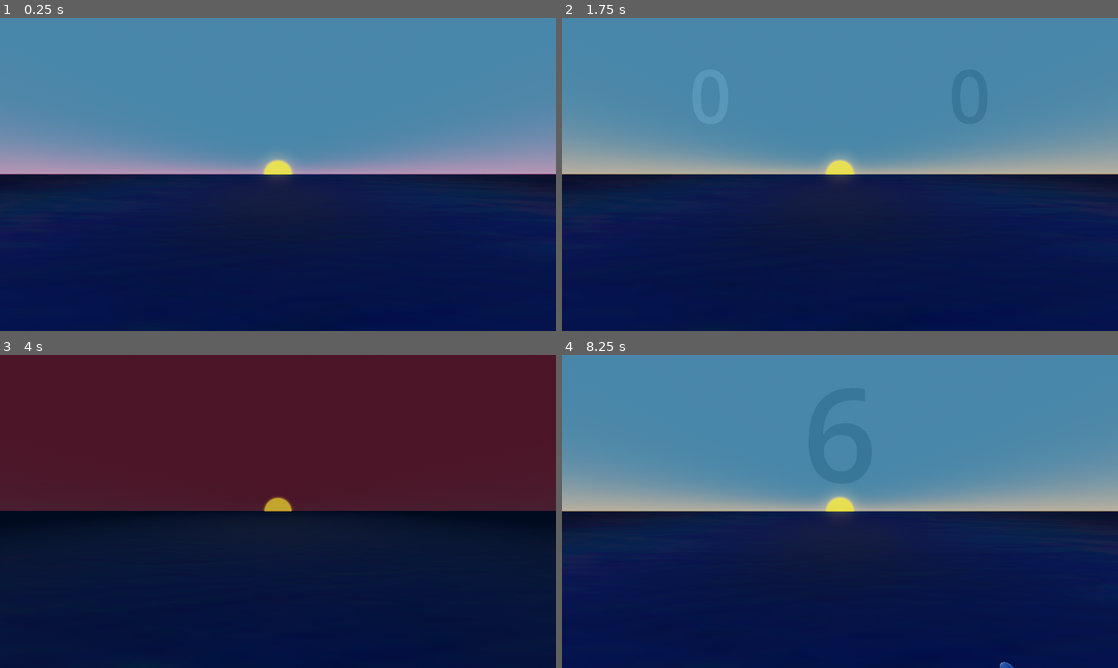
Above: before the commit, frames 1-4 (two rows, left to right).
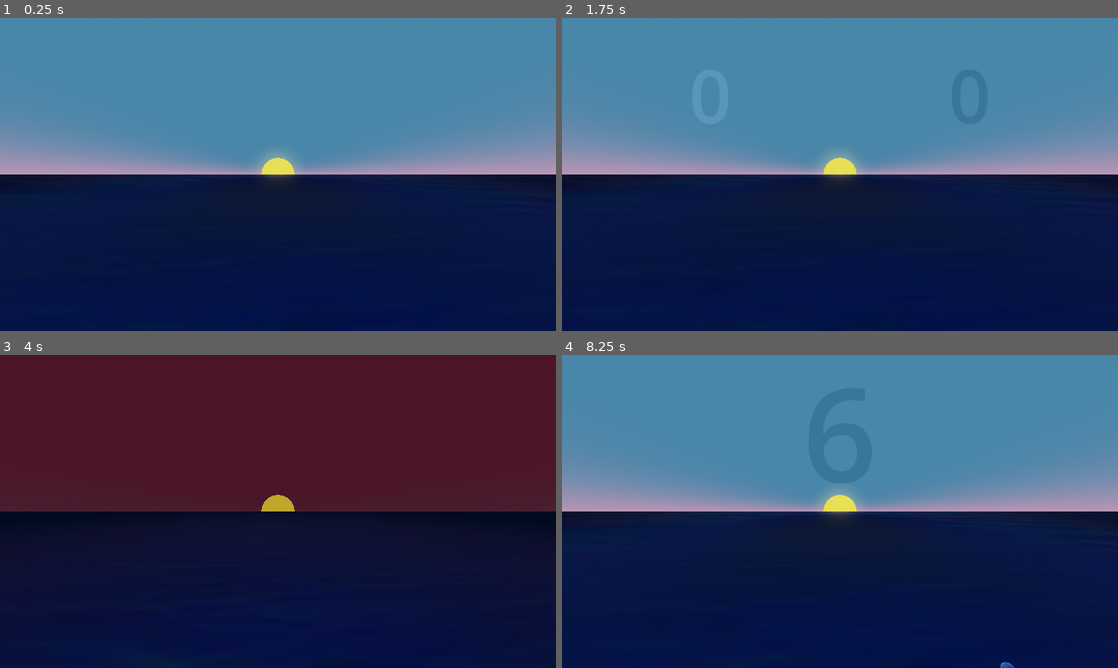
Above: after the commit, the same moments.

Repository: HyperGameDev/Relaxing_Bubble_Pop
Game: Godot game, scene res://ZEN.tscn
The game is run twice, just before and just after one commit, with the same random seed, the same clock (stepped at 60 frames per second) and the same inputs.
Inputs (mouse positions are in pixels of both pictures, inside the frame that each line leads up to):
- Up to frame 1 (0.25 s): no input
- Up to frame 2 (1.75 s): tap Enter at 0.5 s; move the mouse to (962, 158) at 0.52 s; hold D (Dark) 0.53-1.28 s; tap Space at 1.25 s; move the mouse to (728, 190) at 1.27 s; hold L (Left) from 1.28 s (still down); tap C (Count) at 1.35 s; tap D (Dark) at 1.55 s
- Up to frame 3 (4 s): tap Enter at 2, 3.5 s; move the mouse to (333, 442) at 2.02 s; release L (Left) at 2.03 s; hold D (Dark) 2.03-2.78 s; tap Space at 2.75 s; move the mouse to (250, 574) at 2.77 s; tap D (Dark) at 2.85, 3.8 s; move the mouse to (444, 558) at 3.52 s; hold L (Left) from 3.53 s (still down); hold C (Count) from 3.53 s (still down)
- Up to frame 4 (8.25 s): tap Space at 4.25 s; move the mouse to (673, 464) at 4.27 s; release C (Count) at 4.28 s; tap D (Dark) at 4.35, 6.05, 7.35 s; move the mouse to (867, 511) at 5.02 s; hold D (Dark) 5.03-5.78 s; move the mouse to (756, 433) at 5.77 s; release L (Left) at 5.78 s; tap C (Count) at 5.85 s; move the mouse to (962, 495) at 6.52 s; hold D (Dark) 6.53-7.28 s; move the mouse to (728, 527) at 7.27 s; move the mouse to (895, 442) at 8.02 s; hold L (Left) from 8.03 s (still down); hold C (Count) from 8.03 s (still down)

The runs differ from the first frame. In frame 1, 0.3% of the frame differs, in the area x 0-100%, y 44-55%; in frame 2, 0.9%; in frame 3, 0.3%; in frame 4, 0.9%, in the area x 0-100%, y 44-100%.

Commit message:
Visual and functional improvements

Diff:
--- a/ZEN.tscn
+++ b/ZEN.tscn
@@ -41,7 +41,7 @@
 sky_curve = 0.0652914
 ground_bottom_color = Color(0, 0.0509804, 0.184314, 1)
 ground_horizon_color = Color(0.443137, 0.47451, 0.560784, 1)
-ground_curve = 0.190273
+ground_curve = 0.0485
 sun_angle_max = 15.25
 
 [sub_resource type="Sky" id="Sky_uwauc"]
@@ -50,7 +50,7 @@
 [sub_resource type="Environment" id="Environment_7dg58"]
 background_mode = 2
 sky = SubResource("Sky_uwauc")
-sky_custom_fov = 129.9
+sky_custom_fov = 151.1
 tonemap_mode = 2
 tonemap_exposure = 0.63
 tonemap_white = 1.86
@@ -61,9 +61,9 @@
 glow_hdr_scale = 3.27
 fog_enabled = true
 fog_mode = 1
-fog_light_color = Color(0.491839, 0.595022, 0.653753, 1)
+fog_light_color = Color(0.669605, 0.326824, 9.62615e-08, 1)
 fog_light_energy = 1.07
-fog_sun_scatter = 0.1
+fog_sun_scatter = 0.03
 fog_density = 0.4626
 fog_height = 1024.0
 fog_height_density = -11.7041
@@ -81,7 +81,7 @@
 
 [sub_resource type="BoxMesh" id="BoxMesh_ikken"]
 flip_faces = true
-size = Vector3(200, -0.635, 95.355)
+size = Vector3(200, -0.635, 93.715)
 
 [sub_resource type="Gradient" id="Gradient_w8qet"]
 colors = PackedColorArray(0.790454, 0.182294, 0.214721, 1, 1, 1, 1, 1)
@@ -158,6 +158,42 @@
 "update": 0,
 "values": [Vector3(0, 0, 0)]
 }
+tracks/1/type = "value"
+tracks/1/imported = false
+tracks/1/enabled = true
+tracks/1/path = NodePath(".:surface_material_override/0:uv1_offset")
+tracks/1/interp = 1
+tracks/1/loop_wrap = true
+tracks/1/keys = {
+"times": PackedFloat32Array(0),
+"transitions": PackedFloat32Array(1),
+"update": 0,
+"values": [Vector3(0, 0, 0)]
+}
+tracks/2/type = "value"
+tracks/2/imported = false
+tracks/2/enabled = true
+tracks/2/path = NodePath(".:position")
+tracks/2/interp = 1
+tracks/2/loop_wrap = true
+tracks/2/keys = {
+"times": PackedFloat32Array(0),
+"transitions": PackedFloat32Array(1),
+"update": 0,
+"values": [Vector3(0, -0.46, 0)]
+}
+tracks/3/type = "value"
+tracks/3/imported = false
+tracks/3/enabled = true
+tracks/3/path = NodePath(".:scale")
+tracks/3/interp = 1
+tracks/3/loop_wrap = true
+tracks/3/keys = {
+"times": PackedFloat32Array(0),
+"transitions": PackedFloat32Array(1),
+"update": 0,
+"values": [Vector3(1, 1, 1)]
+}
 
 [sub_resource type="Animation" id="Animation_c3nr2"]
 resource_name = "water_sway"
@@ -175,6 +211,42 @@
 "update": 0,
 "values": [Vector3(0, 0, 0), Vector3(0, 0.004, 0), Vector3(0, 0.01, 0)]
 }
+tracks/1/type = "value"
+tracks/1/imported = false
+tracks/1/enabled = true
+tracks/1/path = NodePath(".:surface_material_override/0:uv1_offset")
+tracks/1/interp = 1
+tracks/1/loop_wrap = true
+tracks/1/keys = {
+"times": PackedFloat32Array(0, 2.3, 6),
+"transitions": PackedFloat32Array(1.56917, 1.93187, 1.93187),
+"update": 0,
+"values": [Vector3(0, 0, 0), Vector3(-0.005, 0, 0), Vector3(0, 0, 0)]
+}
+tracks/2/type = "value"
+tracks/2/imported = false
+tracks/2/enabled = true
+tracks/2/path = NodePath(".:position")
+tracks/2/interp = 1
+tracks/2/loop_wrap = true
+tracks/2/keys = {
+"times": PackedFloat32Array(0, 3.66667),
+"transitions": PackedFloat32Array(1.7411, 1.7411),
+"update": 0,
+"values": [Vector3(0, -0.46, 0), Vector3(0, -0.3, 0)]
+}
+tracks/3/type = "value"
+tracks/3/imported = false
+tracks/3/enabled = true
+tracks/3/path = NodePath(".:scale")
+tracks/3/interp = 1
+tracks/3/loop_wrap = true
+tracks/3/keys = {
+"times": PackedFloat32Array(0, 3.66667),
+"transitions": PackedFloat32Array(1, 1),
+"update": 0,
+"values": [Vector3(1, 1, 1), Vector3(1, 1, 0.955)]
+}
 
 [sub_resource type="AnimationLibrary" id="AnimationLibrary_yn715"]
 _data = {
@@ -238,6 +310,7 @@
 
 [node name="ZEN" type="Node3D"]
 script = ExtResource("1")
+bubble_spread_divisor = 14.0
 
 [node name="UI" type="CanvasLayer" parent="."]
 script = ExtResource("2_755hp")
@@ -361,23 +434,27 @@
 
 [node name="DirectionalLight3D" type="DirectionalLight3D" parent="."]
 unique_name_in_owner = true
-transform = Transform3D(-1, -1.52855e-14, -8.74228e-08, 0, 1, -1.74846e-07, 8.74228e-08, -1.74846e-07, -1, 0, 0, 0)
+transform = Transform3D(-1, -2.6401e-14, -1.50996e-07, 0, 1, -1.74846e-07, 1.50996e-07, -1.74846e-07, -1, 0, 0, 0)
 light_color = Color(0.904108, 0.70477, 0.154493, 1)
 light_energy = 2.188
-light_angular_distance = 10.0
+light_angular_distance = 21.25
 directional_shadow_mode = 0
 
 [node name="DirectionalLight3D2" type="DirectionalLight3D" parent="."]
-transform = Transform3D(1, 0, 0, 0, -0.979575, 0.201078, 0, -0.201078, -0.979575, 0, 0, 0)
+transform = Transform3D(1, 0, 0, 0, -0.999925, 0.0122169, 0, -0.0122169, -0.999925, 0, 0, 0)
 visible = false
 light_color = Color(0.904108, 0.70477, 0.154493, 1)
-light_energy = 5.117
+light_energy = 5.872
+light_angular_distance = 44.06
+light_cull_mask = 4293918720
 directional_shadow_mode = 0
-sky_mode = 2
+sky_mode = 1
 
 [node name="WorldEnvironment" type="WorldEnvironment" parent="."]
 environment = SubResource("Environment_7dg58")
 script = ExtResource("3_jcrci")
+ground_horizon_color = Color(0.443137, 0.47451, 0.560784, 1)
+ground_color_curve = 0.1348
 
 [node name="Camera3D" type="Camera3D" parent="." node_paths=PackedStringArray("waterline")]
 transform = Transform3D(1, 0, 0, 0, 1, 0, 0, 0, 1, 0, -5.245, 9.406)
--- a/bubble.gd
+++ b/bubble.gd
@@ -1,5 +1,5 @@
 extends RigidBody3D
-@export var bubble_mesh: MeshInstance3D
+@export var mesh: MeshInstance3D
 @export var bubble_blast: GPUParticles3D
 @export_range(0.0,20.0) var bubble_speed: float = 0.1
 
@@ -10,7 +10,7 @@
 
 var popped: bool = false
 var hacky: bool = false
-var up: bool = false
+var at_end: bool = false
 var blasted: bool = false
 
 var floating: bool = false
@@ -19,46 +19,53 @@
 	Messenger.sees_something.connect(on_sees_something)
 	body_entered.connect(on_body_entered)
 
-	Messenger.update_bubbles_left.emit(1)
+	Messenger.update_bubbles_left.emit(1,true)
 
-func _physics_process(delta: float) -> void:
+func _physics_process(_delta: float) -> void:
 	if floating:
-		apply_constant_y_force()
-	if global_position.y >= -5.0:
-		bubble_mesh.set_surface_override_material(0,MAT_BUBBLE_SKY)
-		floating = false
-	if global_position.y >= 44.0:
-		if !blasted:
-			blast_bubble()
+		apply_floating_y_force()
+	if global_position.y >= -6.:
+		if !at_end:
+			at_end = true
+			disappear()
+		#mesh.set_surface_override_material(0,MAT_BUBBLE_SKY)
+		#floating = false
+	#if global_position.y >= 44.0:
+		#if !blasted:
+			#blast_bubble()
 
-func apply_constant_y_force():
-	var constant_force = Vector3(0, Globals.constant_y_float_force, 0)
-	apply_central_force(constant_force)
+func apply_floating_y_force():
+	var constant_float_force = Vector3(0, Globals.constant_y_float_force, 0)
+	apply_central_force(constant_float_force)
 
 func on_sees_something(something):
 	if self == something:
 		if !popped:
+			popped = true
+			var tween = get_tree().create_tween()
+			tween.set_ease(Tween.EASE_OUT)
+			tween.tween_property(mesh, "scale", Vector3(1.15,1.15,1.15), .1)
+			await tween.finished
 			$Particles_Pop.emitting = true
 			if !hacky:
-				Messenger.update_bubbles_left.emit(-1)
+				Messenger.update_bubbles_left.emit(-1,true)
 				Sound.audio_pop.play()
-			popped = true
-			if !floating:
+			if !at_end:
 				var food = load("res://bubble_food.tscn").instantiate()
 				get_tree().get_current_scene().add_child(food)
 				food.global_position = global_position # + Vector3(.0,2.,.0)
 				food.global_rotation.y = global_rotation.y
-			bubble_mesh.visible = false
+			mesh.visible = false
 			await get_tree().create_timer($Particles_Pop.lifetime).timeout
 			queue_free()
 
 func blast_bubble():
 	if !hacky:
 		blasted = true
-		bubble_mesh.visible = false
+		mesh.visible = false
 		bubble_blast.emitting = true
 
-		Messenger.update_bubbles_left.emit(-1)
+		Messenger.update_bubbles_left.emit(-1,true)
 		await get_tree().create_timer(bubble_blast.lifetime + 1).timeout
 		queue_free()
 
@@ -66,3 +73,16 @@
 	if body.is_in_group("Waterline"):
 		floating = true
 		constant_force.z = -bubble_speed
+
+func disappear():
+	#sleeping = true
+	axis_lock_linear_y = true
+	constant_force.z += -bubble_speed * 3
+	constant_force.y += 10
+	var tween_shrink = get_tree().create_tween()
+	tween_shrink.set_ease(Tween.EASE_IN)
+	tween_shrink.tween_property(mesh, "scale", Vector3(0.,0.,0.), 30)
+	await tween_shrink.finished
+	Messenger.update_bubbles_left.emit(-1,false)
+	#tween.kill()
+	queue_free()
--- a/bubble.tscn
+++ b/bubble.tscn
@@ -9,6 +9,7 @@
 
 [sub_resource type="PhysicsMaterial" id="PhysicsMaterial_jwbxw"]
 friction = 0.25
+bounce = 0.44
 
 [sub_resource type="SphereMesh" id="SphereMesh_iu6uw"]
 radius = 0.7
@@ -52,7 +53,7 @@
 "float": SubResource("Animation_vmj14")
 }
 
-[node name="Bubble" type="RigidBody3D" node_paths=PackedStringArray("bubble_mesh", "bubble_blast")]
+[node name="Bubble" type="RigidBody3D" node_paths=PackedStringArray("mesh", "bubble_blast")]
 physics_material_override = SubResource("PhysicsMaterial_jwbxw")
 gravity_scale = -0.95
 can_sleep = false
@@ -60,7 +61,7 @@
 max_contacts_reported = 1
 linear_damp = 5.435
 script = ExtResource("1")
-bubble_mesh = NodePath("MeshInstance3D")
+mesh = NodePath("MeshInstance3D")
 bubble_blast = NodePath("Particles_Blast")
 bubble_speed = 1.0
 
--- a/bubble_food.tscn
+++ b/bubble_food.tscn
@@ -1,15 +1,21 @@
-[gd_scene load_steps=4 format=3 uid="uid://c6uauru1bj1cw"]
+[gd_scene load_steps=6 format=3 uid="uid://c6uauru1bj1cw"]
 
 [ext_resource type="Material" uid="uid://b38cafcxgkkgn" path="res://bubble_food_overlay.tres" id="1_ub0rm"]
+
+[sub_resource type="PhysicsMaterial" id="PhysicsMaterial_3tyyt"]
+bounce = 0.37
 
 [sub_resource type="BoxShape3D" id="BoxShape3D_357fx"]
 size = Vector3(1, 0.01, 1)
 
 [sub_resource type="PlaneMesh" id="PlaneMesh_182dp"]
-size = Vector2(0.4, 0.4)
+size = Vector2(0.11, 0.175)
 orientation = 2
 
+[sub_resource type="CylinderMesh" id="CylinderMesh_qckkn"]
+
 [node name="Bubble_food" type="RigidBody3D"]
+physics_material_override = SubResource("PhysicsMaterial_3tyyt")
 gravity_scale = -0.3
 
 [node name="CollisionShape3D" type="CollisionShape3D" parent="."]
@@ -17,16 +23,20 @@
 shape = SubResource("BoxShape3D_357fx")
 
 [node name="MeshInstance3D" type="MeshInstance3D" parent="."]
-transform = Transform3D(0.938613, 0, 0.344971, 0, 1, 0, -0.344971, 0, 0.938613, -0.287449, 0, 0.11126)
+transform = Transform3D(-0.6785, 0.648388, 0.345298, -0.690882, -0.722967, 0, 0.249639, -0.23856, 0.938493, -0.119009, -0.0280732, 0.11126)
 mesh = SubResource("PlaneMesh_182dp")
 surface_material_override/0 = ExtResource("1_ub0rm")
 
 [node name="MeshInstance3D2" type="MeshInstance3D" parent="."]
-transform = Transform3D(0.904321, 0, -0.426853, 0, 1, 0, 0.426853, 0, 0.904321, 0.196642, 0, 0.12219)
+transform = Transform3D(0.894152, 0.133632, -0.427358, -0.147809, 0.989016, 0, 0.422664, 0.0631675, 0.904082, 0.0632942, 0.0070183, 0.12219)
 mesh = SubResource("PlaneMesh_182dp")
 surface_material_override/0 = ExtResource("1_ub0rm")
 
 [node name="MeshInstance3D3" type="MeshInstance3D" parent="."]
-transform = Transform3D(0.821219, 0, 0.570613, 0, 1, 0, -0.570613, 0, 0.821219, -0.0223724, 0, -0.277629)
+transform = Transform3D(0.679961, 0.460368, 0.570714, -0.560639, 0.82806, 0, -0.472585, -0.319964, 0.821149, -0.0223724, -0.0772014, -0.277629)
 mesh = SubResource("PlaneMesh_182dp")
 surface_material_override/0 = ExtResource("1_ub0rm")
+
+[node name="MeshInstance3D4" type="MeshInstance3D" parent="."]
+visible = false
+mesh = SubResource("CylinderMesh_qckkn")
--- /dev/null
+++ b/bubble_particles_pop_1.tres
@@ -0,0 +1,13 @@
+[gd_resource type="SphereMesh" load_steps=2 format=3 uid="uid://dmcrlx8jhugh0"]
+
+[sub_resource type="StandardMaterial3D" id="StandardMaterial3D_iisi2"]
+albedo_color = Color(0.69, 0.855333, 1, 1)
+metallic_specular = 0.0
+disable_receive_shadows = true
+
+[resource]
+material = SubResource("StandardMaterial3D_iisi2")
+radius = 0.15
+height = 0.3
+radial_segments = 7
+rings = 4
--- a/globals.gd
+++ b/globals.gd
@@ -9,6 +9,7 @@
 
 var bubbles_left: int = 0
 var bubbles_popped: int = 0
+var bubbles_spawned: int = 0
 
 func _ready() -> void:
 	set_process(true)
@@ -26,10 +27,14 @@
 	if event.is_action_pressed("Pause"):
 		get_tree().paused = !get_tree().paused
 
-func on_update_bubbles_left(adjustment):
+func on_update_bubbles_left(adjustment,was_popped):
 	bubbles_left += adjustment
+	bubbles_spawned += adjustment
 	if adjustment < 0:
-		bubbles_popped += abs(adjustment)
+		if was_popped:
+			bubbles_popped += abs(adjustment)
+		else:
+			bubbles_spawned += abs(adjustment)
 
 	#if OS.has_feature("debug"):
 		#print(bubbles_left)
--- a/particles_pop.tscn
+++ b/particles_pop.tscn
@@ -1,35 +1,36 @@
 [gd_scene load_steps=4 format=3 uid="uid://crem5axttkk1j"]
+
+[ext_resource type="Material" uid="uid://cbqrjjpnstfod" path="res://bubble.tres" id="1_3q1kx"]
 
 [sub_resource type="ParticleProcessMaterial" id="ParticleProcessMaterial_kw1wh"]
 particle_flag_rotate_y = true
-direction = Vector3(0, 1.285, 0)
-spread = 56.146
-initial_velocity_max = 10.73
-damping_max = 1.577
-scale_min = 0.2
-scale_max = 0.7
+emission_shape = 1
+emission_sphere_radius = 1.2
+angle_min = -720.0
+angle_max = 720.0
+direction = Vector3(1, 0, 1)
+spread = 26.388
+flatness = 1.0
+gravity = Vector3(0, 0, 0)
+radial_accel_min = 96.11
+radial_accel_max = 100.0
+damping_min = 49.722
+damping_max = 53.896
 turbulence_noise_strength = 10.73
 
-[sub_resource type="StandardMaterial3D" id="StandardMaterial3D_iisi2"]
-albedo_color = Color(0.69, 0.855333, 1, 1)
-metallic_specular = 0.0
-disable_receive_shadows = true
-
-[sub_resource type="SphereMesh" id="SphereMesh_m2wim"]
-material = SubResource("StandardMaterial3D_iisi2")
-radius = 0.15
-height = 0.3
-radial_segments = 7
-rings = 4
+[sub_resource type="PlaneMesh" id="PlaneMesh_kt7qh"]
+material = ExtResource("1_3q1kx")
+size = Vector2(0.13, 0.04)
+orientation = 2
 
 [node name="Particles_Pop" type="GPUParticles3D"]
 cast_shadow = 0
 gi_mode = 0
 emitting = false
-amount = 5
-lifetime = 0.15
+amount = 20
+lifetime = 0.2
+interp_to_end = 0.4
 one_shot = true
-explosiveness = 0.81
-randomness = 1.0
+explosiveness = 1.0
 process_material = SubResource("ParticleProcessMaterial_kw1wh")
-draw_pass_1 = SubResource("SphereMesh_m2wim")
+draw_pass_1 = SubResource("PlaneMesh_kt7qh")
--- a/world_environment.gd
+++ b/world_environment.gd
@@ -1,27 +1,104 @@
 extends WorldEnvironment
 
+@export_category("Sun Settings")
+@export var sun_color: Color = Color(0.904,0.705,0.154):
+	set(new_color):
+		sun_color = new_color
+		%DirectionalLight3D.set_color(sun_color)
+@export_range(0.0, 16.0) var sun_energy = 2.188:
+	set(new_energy):
+		sun_energy = new_energy
+		%DirectionalLight3D.light_energy = new_energy
+
+
+
+@export_category("Sky Settings")
+@export var sky_top_color: Color = Color(0.404,0.631,0.78):
+	set(new_color):
+		sky_top_color = new_color
+		environment.sky.sky_material.set_sky_top_color(sky_top_color)
+
+@export var sky_horizon_color: Color = Color(1.0,0.74,0.905):
+	set(new_color):
+		sky_horizon_color = new_color
+		environment.sky.sky_material.set_sky_horizon_color(sky_horizon_color)
+
+@export_range(0,4,.0001) var sky_color_curve: float = .0652:
+	set(new_curve):
+		sky_color_curve = new_curve
+		environment.sky.sky_material.set_sky_curve(sky_color_curve)
+
+@export_range(0,64,.0001) var sky_energy: float = 1.0:
+	set(new_energy):
+		sky_energy = new_energy
+		environment.sky.sky_material.set_sky_energy_multiplier(sky_energy)
+
+
+@export_category("Fog Settings")
+@export var fog_light_color: Color = Color(0.492,0.595,0.654):
+	set(new_color):
+		fog_light_color = new_color
+		environment.fog_light_color = fog_light_color
+
+
+@export_category("Ground Settings")
+@export var ground_bottom_color: Color = Color(0.0,0.051,0.184):
+	set(new_color):
+		ground_bottom_color = new_color
+		environment.sky.sky_material.set_ground_bottom_color(ground_bottom_color)
+
+@export var ground_horizon_color: Color = Color(0.72,0.456,0.302):
+	set(new_color):
+		ground_horizon_color = new_color
+		environment.sky.sky_material.set_ground_horizon_color(ground_horizon_color)
+
+@export_range(0,4,.0001) var ground_color_curve: float = .0485:
+	set(new_curve):
+		ground_color_curve = new_curve
+		environment.sky.sky_material.set_ground_curve(ground_color_curve)
+
+@export_range(0,64,.0001) var ground_energy: float = 1.0:
+	set(new_energy):
+		ground_energy = new_energy
+		environment.sky.sky_material.set_ground_energy_multiplier(ground_energy)
 
 var dark_mode: bool = false
 @onready var directional_light_1: DirectionalLight3D = %DirectionalLight3D
+
+func _ready() -> void:
+	make_daytime()
+
 
 func _input(event: InputEvent) -> void:
 	if event.is_action_pressed("Dark"):
 		dark_mode = !dark_mode
 		if dark_mode:
-
-			directional_light_1.light_energy = 1.163
-			environment.sky.sky_material.set_sky_energy_multiplier(0.4)
-			environment.sky.sky_material.set_sky_top_color(Color(1.0,0.342,0.315))
-			environment.sky.sky_material.set_sky_horizon_color(Color(1.0,0.478,0.455))
-			environment.sky.sky_material.set_ground_energy_multiplier(0.4)
-			environment.sky.sky_material.set_ground_bottom_color(Color(0.176,0.247,0.38))
-			environment.sky.sky_material.set_ground_horizon_color(Color(0.72,0.456,0.302))
+			make_nighttime()
 
 		else:
-			directional_light_1.light_energy = 2.188
-			environment.sky.sky_material.set_sky_energy_multiplier(1.0)
-			environment.sky.sky_material.set_sky_top_color(Color(0.404,0.631,0.78))
-			environment.sky.sky_material.set_sky_horizon_color(Color(1.0,0.918,0.741))
-			environment.sky.sky_material.set_ground_energy_multiplier(1.0)
-			environment.sky.sky_material.set_ground_bottom_color(Color(0.0,0.051,0.184))
-			environment.sky.sky_material.set_ground_horizon_color(Color(0.443,0.475,0.561))
+			make_daytime()
+
+func make_nighttime():
+	directional_light_1.light_energy = 1.163
+	environment.sky.sky_material.set_sky_energy_multiplier(0.4)
+	environment.sky.sky_material.set_sky_top_color(Color(1.0,0.342,0.315))
+	environment.sky.sky_material.set_sky_horizon_color(Color(1.0,0.478,0.455))
+
+	environment.fog_light_color = Color(.67,0.327,0.455)
+	environment.sky.sky_material.set_ground_energy_multiplier(0.4)
+	environment.sky.sky_material.set_ground_bottom_color(Color(0.176,0.247,0.38))
+	environment.sky.sky_material.set_ground_horizon_color(Color(0.72,0.456,0.302))
+
+func make_daytime():
+	pass
+	directional_light_1.light_energy = sun_energy
+	environment.sky.sky_material.set_sky_energy_multiplier(sky_energy)
+	environment.sky.sky_material.set_sky_top_color(sky_top_color)
+	environment.sky.sky_material.set_sky_horizon_color(sky_horizon_color)
+	environment.sky.sky_material.set_sky_curve(sky_color_curve)
+
+	environment.fog_light_color = fog_light_color
+	environment.sky.sky_material.set_ground_energy_multiplier(ground_energy)
+	environment.sky.sky_material.set_ground_bottom_color(ground_bottom_color)
+	environment.sky.sky_material.set_ground_horizon_color(ground_horizon_color)
+	environment.sky.sky_material.set_ground_curve(ground_color_curve)
--- a/zen.gd
+++ b/zen.gd
@@ -2,6 +2,7 @@
 @export var stop_spawning: bool = false
 @export_range(.1,3.0) var spawn_rate_maximum: float = 1.45
 @export_range(0.0,20.0) var bubble_speed: float = 0.0
+@export var bubble_spread_divisor: float = 23.0
 @export var spawn_outer_x_limits: float = 21
 @export var spawn_inner_x_limits: float = 10
 @export var spawn_outer_z_limits: float = 15
@@ -13,7 +14,7 @@
 	timer.timeout.connect(on_timer_timeout)
 
 func on_timer_timeout():
-	if Globals.bubbles_left < 300:
+	if Globals.bubbles_spawned < 300:
 			stop_spawning = false
 
 	if !stop_spawning:
@@ -37,7 +38,7 @@
 		var bubble = load("res://bubble.tscn").instantiate()
 		get_tree().get_current_scene().add_child(bubble)
 		bubble.global_position = rand_vector
-		bubble.constant_force.x = rand_vector.x/23
+		bubble.constant_force.x = rand_vector.x/bubble_spread_divisor
 		bubble.constant_force.y = bubble_speed
 		bubble.constant_force.z = -bubble_speed
 		#print(bubble.constant_force.x)
